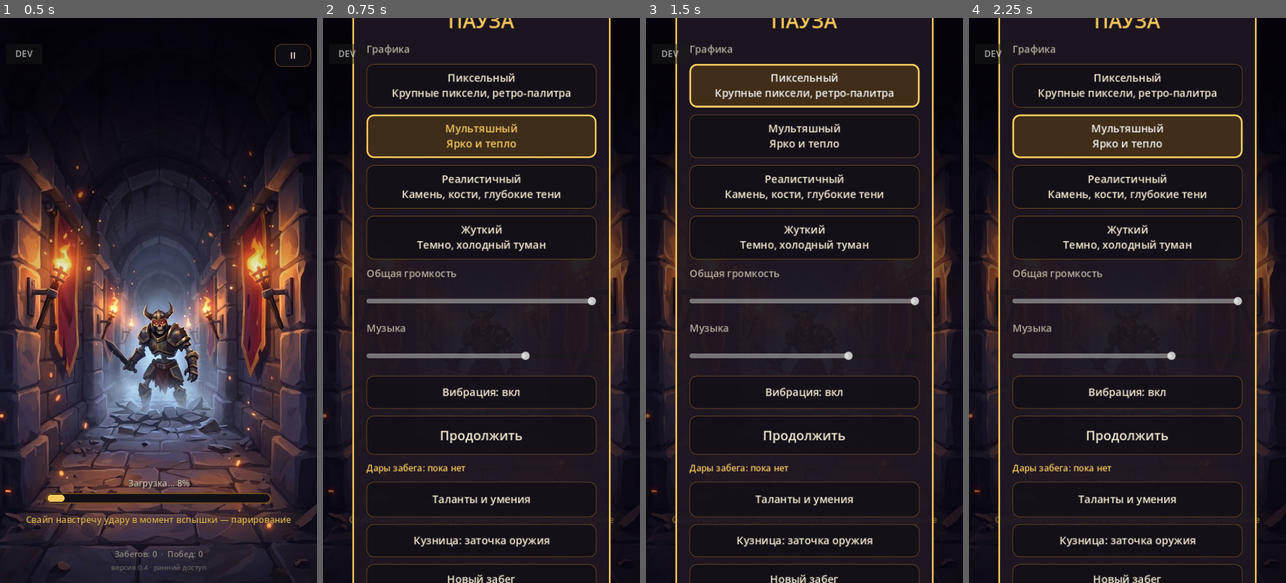
Above: before the commit, frames 1-4 (left to right).
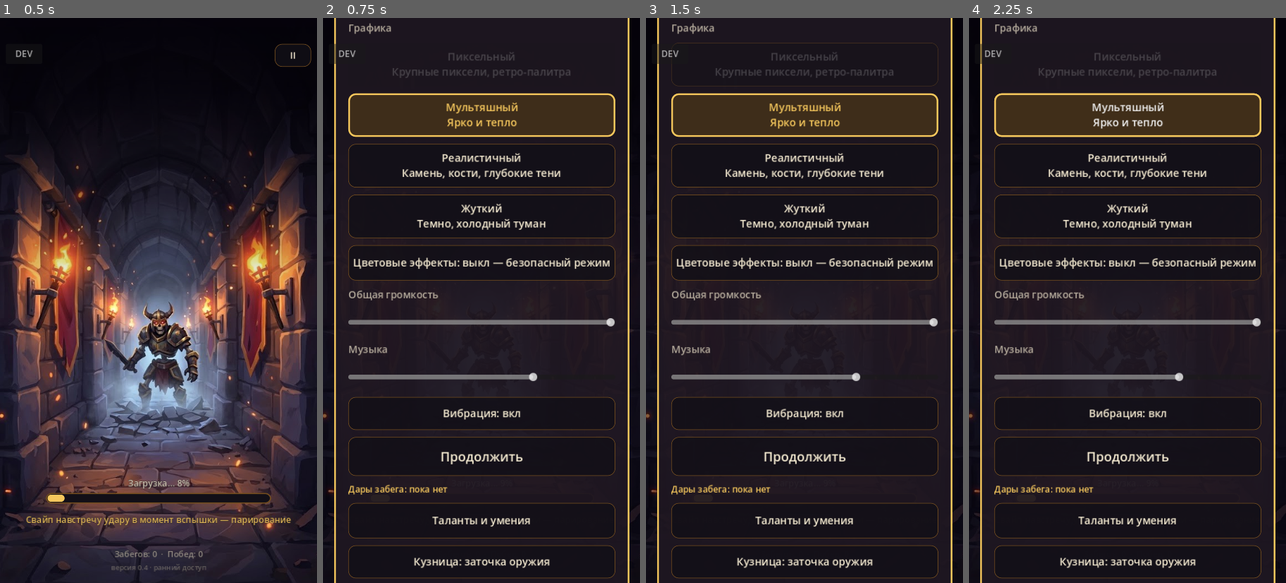
Above: after the commit, the same moments.

Repository: cTaPblu25rus/animated-octo-palm-treea
Game: Godot game, scene res://scenes/main.tscn
Same seed, same stepped clock (60 frames per second), same inputs: the game is played once before the commit and once after it.
Inputs (mouse positions are in pixels of both pictures, inside the frame that each line leads up to):
- Up to frame 1 (0.5 s): no input
- Up to frame 2 (0.75 s): click "II" at 0.5 s
- Up to frame 3 (1.5 s): click (804, 85) at 1.25 s, where only the run before the commit has a clickable "Пиксельный Крупные пиксели, р…"
- Up to frame 4 (2.25 s): click "Мультяшный Ярко и тепло" at 2 s

Frame 1 is identical in both runs. In frame 2, 25% of the frame differs, in the area x 3-97%, y 0-100%; in frame 3, 26%; in frame 4, 25%.

Commit message:
Безопасный режим графики по умолчанию и журнал запуска
Зависание на телефоне повторяется и на ПК не воспроизводится.
По умолчанию отключены сглаживание, цветовая обработка окружения и
шейдер экрана (переключатель «Цветовые эффекты» в паузе). Журнал
пишет события и пульс раз в секунду; прошлый запуск открывается из
меню разработчика.

Co-Authored-By: Claude Fable 5.2 <noreply@anthropic.com>
Claude-Session: https://claude.ai/code/session_01SA6Q9mJ8VmKs5GTpeGUggh

Diff:
--- a/project.godot
+++ b/project.godot
@@ -31,4 +31,3 @@
 renderer/rendering_method.mobile="gl_compatibility"
 textures/vram_compression/import_etc2_astc=true
 environment/defaults/default_clear_color=Color(0.02, 0.025, 0.04, 1)
-anti_aliasing/quality/msaa_3d=1
--- a/scripts/dev_menu.gd
+++ b/scripts/dev_menu.gd
@@ -15,6 +15,7 @@
 const Save := preload("res://scripts/save.gd")
 const Items := preload("res://scripts/items.gd")
 const Hero := preload("res://scripts/hero.gd")
+const Diag := preload("res://scripts/diag.gd")
 const SPEEDS := [1.0, 0.25, 0.5, 2.0, 4.0]
 const SOUNDS := ["swing", "hit", "crit", "parry", "block", "hurt", "windup", "stun", "dodge", "death", "victory"]
 const META := "dev_menu"
@@ -161,6 +162,8 @@
 	_add("style", _cycle_style)
 	_add("sound", _test_sound)
 	_add("buzz", _test_buzz, "Тест вибрации")
+	_add("log", _show_log, "Журнал прошлого запуска")
+	_add("log_now", _show_log_now, "Журнал этого запуска")
 
 	var close := Button.new()
 	close.text = "Закрыть"
@@ -424,5 +427,48 @@
 	_sound_i = (_sound_i + 1) % SOUNDS.size()
 
 
+func _show_log() -> void:
+	_log_view(Diag.previous(70))
+
+
+func _show_log_now() -> void:
+	var path := "user://log_current.txt"
+	var lines := FileAccess.get_file_as_string(path).split("\n", false) if FileAccess.file_exists(path) else PackedStringArray()
+	_log_view("\n".join(lines.slice(maxi(0, lines.size() - 70))))
+
+
+## Окно с текстом журнала поверх меню: его удобно сфотографировать и прислать.
+func _log_view(text: String) -> void:
+	var box := PanelContainer.new()
+	box.set_anchors_preset(Control.PRESET_FULL_RECT)
+	var bg := StyleBoxFlat.new()
+	bg.bg_color = Color(0.03, 0.03, 0.05, 0.98)
+	bg.set_content_margin_all(10)
+	box.add_theme_stylebox_override("panel", bg)
+	var v := VBoxContainer.new()
+	box.add_child(v)
+	var scroll := ScrollContainer.new()
+	scroll.size_flags_vertical = Control.SIZE_EXPAND_FILL
+	v.add_child(scroll)
+	var label := Label.new()
+	label.text = text
+	label.add_theme_font_size_override("font_size", 11)
+	label.add_theme_color_override("font_color", Color(0.75, 1.0, 0.75))
+	label.autowrap_mode = TextServer.AUTOWRAP_WORD_SMART
+	label.custom_minimum_size = Vector2(500, 0)
+	label.size_flags_horizontal = Control.SIZE_EXPAND_FILL
+	scroll.add_child(label)
+	var close := Button.new()
+	close.text = "Закрыть журнал"
+	close.custom_minimum_size = Vector2(0, 60)
+	close.pressed.connect(box.queue_free)
+	v.add_child(close)
+	add_child(box)
+	# Прокрутить к последним строкам
+	await get_tree().process_frame
+	await get_tree().process_frame
+	scroll.scroll_vertical = int(scroll.get_v_scroll_bar().max_value)
+
+
 func _test_buzz() -> void:
 	Input.vibrate_handheld(150)
--- /dev/null
+++ b/scripts/diag.gd
@@ -0,0 +1,42 @@
+## Журнал запуска для поиска сбоев на телефоне. Пишет в user://log_current.txt строку
+## на каждое событие (смена состояния, комната, враг, добыча, пауза приложения, смена
+## размера окна, нехватка памяти) и «пульс» раз в секунду. При следующем запуске прошлый
+## журнал переносится в user://log_prev.txt и открывается из меню разработчика.
+## Файл сбрасывается на диск после каждой строки: при зависании последние строки не теряются.
+extends RefCounted
+
+const CUR := "user://log_current.txt"
+const PREV := "user://log_prev.txt"
+
+static var _file: FileAccess
+static var _started := false
+static var _t0 := 0
+
+
+static func start() -> void:
+	if _started:
+		return
+	_started = true
+	_t0 = Time.get_ticks_msec()
+	if FileAccess.file_exists(CUR):
+		DirAccess.rename_absolute(CUR, PREV)
+	_file = FileAccess.open(CUR, FileAccess.WRITE)
+	note("старт %s · %s · %s · экран %s · GPU %s" % [
+		Time.get_datetime_string_from_system(), OS.get_model_name(), OS.get_name() + " " + OS.get_version(),
+		str(DisplayServer.screen_get_size()), RenderingServer.get_video_adapter_name()])
+
+
+static func note(text: String) -> void:
+	if _file == null:
+		return
+	_file.store_line("%7.1f  %s" % [(Time.get_ticks_msec() - _t0) / 1000.0, text])
+	_file.flush()
+
+
+## Последние строки журнала прошлого запуска.
+static func previous(lines: int = 60) -> String:
+	if not FileAccess.file_exists(PREV):
+		return "Журнала прошлого запуска нет."
+	var all := FileAccess.get_file_as_string(PREV).split("\n", false)
+	var from := maxi(0, all.size() - lines)
+	return "\n".join(all.slice(from))
--- a/scripts/game.gd
+++ b/scripts/game.gd
@@ -16,6 +16,7 @@
 const Items := preload("res://scripts/items.gd")
 const MetaUi := preload("res://scripts/meta_ui.gd")
 const Hero := preload("res://scripts/hero.gd")
+const Diag := preload("res://scripts/diag.gd")
 const HERO_PATH := "res://data/hero.json"
 const PixelShader := preload("res://shaders/pixel.gdshader")
 const Voice := preload("res://scripts/voice.gd")
@@ -118,6 +119,10 @@
 var hero_cfg: Dictionary = {}   # data/hero.json: уровни, таланты, умения
 var run_xp := 0                 # опыт, набранный за этот забег
 var skill_cd: Array[float] = [0.0, 0.0, 0.0]
+var _diag_state := ""
+var _diag_t := 0.0
+var _diag_frames := 0
+var _diag_ms := 0
 var _room_guard := false        # талант «Несгибаемый»: первый удар в комнате не наносит урона
 var boons: Array[String] = []   # дары этого забега
 var alts: Array = []            # вторая дорога для каждой комнаты (или null)
@@ -184,6 +189,9 @@
 
 	if not autoplay:
 		Engine.time_scale = 1.0     # страховка: скорость не должна «застрять» между сценами
+	Diag.start()
+	get_viewport().size_changed.connect(func() -> void:
+		Diag.note("размер окна %s" % str(get_viewport().get_visible_rect().size)))
 	Music.ensure_bus()
 	Settings.load_once()
 	Settings.apply_volume()
@@ -269,8 +277,42 @@
 
 # ============================================================ ход боя
 
+func _notification(what: int) -> void:
+	match what:
+		NOTIFICATION_APPLICATION_PAUSED:
+			Diag.note("приложение на паузе (свернуто или перекрыто)")
+		NOTIFICATION_APPLICATION_RESUMED:
+			Diag.note("приложение возобновлено")
+		NOTIFICATION_APPLICATION_FOCUS_OUT:
+			Diag.note("потерян фокус")
+		NOTIFICATION_APPLICATION_FOCUS_IN:
+			Diag.note("фокус вернулся")
+		NOTIFICATION_OS_MEMORY_WARNING:
+			Diag.note("СИСТЕМА: мало памяти")
+		NOTIFICATION_WM_CLOSE_REQUEST:
+			Diag.note("закрытие")
+
+
+## Журнал: строка на смену состояния и «пульс» раз в секунду с частотой кадров.
+func _update_diag(delta: float) -> void:
+	if state != _diag_state:
+		_diag_state = state
+		Diag.note("состояние %s · комната %d/%d %s · враг %s · hp %d" % [state, room_index + 1, rooms.size(),
+			str(room.get("kind", "")), enemy.id if enemy != null else "-", hp])
+	_diag_t += delta
+	_diag_frames += 1
+	var now := Time.get_ticks_msec()
+	if now - _diag_ms >= 1000:
+		Diag.note("пульс %s · кадров/с %d · игровое время +%.2f · отрисовано %d · %.0f МБ" % [state, _diag_frames,
+			_diag_t, Engine.get_frames_drawn(), Performance.get_monitor(Performance.MEMORY_STATIC) / 1048576.0])
+		_diag_ms = now
+		_diag_frames = 0
+		_diag_t = 0.0
+
+
 func _process(delta: float) -> void:
 	_time += delta
+	_update_diag(delta)
 	_update_hitstop()
 	_update_music()
 	_update_burn(delta)
@@ -594,6 +636,7 @@
 
 
 func offer_loot(w: Dictionary) -> void:
+	Diag.note("добыча: %s, редкость %d" % [str(w.id), int(w.rarity)])
 	stats.drops += 1
 	sfx.play("victory", -8.0, 1.5)
 	meta_ui.show_loot(w)
@@ -946,7 +989,13 @@
 ## Применить стиль графики из настроек: свет, туман, цветокоррекция. Можно звать на лету.
 func apply_style() -> void:
 	style = Settings.current()
-	_env.adjustment_enabled = true
+	# Безопасный режим (по умолчанию): без цветовой обработки, сглаживания и шейдера экрана.
+	# Стиль тогда задают только свет, туман и тонировка интерфейса.
+	var fx := Settings.effects
+	_env.adjustment_enabled = fx
+	_env.tonemap_mode = Environment.TONE_MAPPER_FILMIC if fx else Environment.TONE_MAPPER_LINEAR
+	get_viewport().msaa_3d = Viewport.MSAA_2X if fx else Viewport.MSAA_DISABLED
+	Diag.note("стиль %s, эффекты %s" % [Settings.style, "вкл" if fx else "выкл"])
 	_lantern.light_color = style.lantern
 	_lantern.light_energy = float(style.lantern_energy)
 	for t in _torches:
@@ -954,7 +1003,7 @@
 	_set_dawn(dawn)
 
 	# Пиксельный стиль: шейдер поверх 3D-сцены, под интерфейсом
-	var px := float(style.pixel)
+	var px := float(style.pixel) if fx else 0.0
 	_pixel_rect.visible = px > 0.0
 	if px > 0.0:
 		(_pixel_rect.material as ShaderMaterial).set_shader_parameter("pixel_size", px)
--- a/scripts/settings.gd
+++ b/scripts/settings.gd
@@ -53,6 +53,9 @@
 static var volume := 1.0
 static var music := 0.7
 static var vibration := true
+## Цветовая обработка картинки и сглаживание. Выключено по умолчанию: на части телефонов
+## (GL Compatibility) эти проходы отрисовки приводят к зависанию изображения.
+static var effects := false
 static var _loaded := false
 
 
@@ -68,6 +71,7 @@
 	volume = clampf(float(cf.get_value("game", "volume", volume)), 0.0, 1.0)
 	music = clampf(float(cf.get_value("game", "music", music)), 0.0, 1.0)
 	vibration = bool(cf.get_value("game", "vibration", vibration))
+	effects = bool(cf.get_value("game", "effects", effects))
 
 
 static func save() -> void:
@@ -76,6 +80,7 @@
 	cf.set_value("game", "volume", volume)
 	cf.set_value("game", "music", music)
 	cf.set_value("game", "vibration", vibration)
+	cf.set_value("game", "effects", effects)
 	cf.save(PATH)
 
 
--- a/scripts/settings_menu.gd
+++ b/scripts/settings_menu.gd
@@ -17,6 +17,7 @@
 var _style_buttons := {}
 var _volume: HSlider
 var _vibro: Button
+var _effects: Button
 var _boons: Label
 
 
@@ -89,6 +90,13 @@
 		b.pressed.connect(set_style.bind(id))
 		v.add_child(b)
 		_style_buttons[id] = b
+
+	_effects = _button("", 60)
+	_effects.pressed.connect(func() -> void:
+		Settings.effects = not Settings.effects
+		game.apply_style()
+		_refresh())
+	v.add_child(_effects)
 
 	v.add_child(_label("Общая громкость", 17, Color(PARCHMENT, 0.7), false))
 	_volume = HSlider.new()
@@ -157,6 +165,11 @@
 		names.append(str(game.boons_cfg[id].name))
 	_boons.text = "Дары забега: " + (", ".join(names) if not names.is_empty() else "пока нет")
 	_vibro.text = "Вибрация: %s" % ("вкл" if Settings.vibration else "выкл")
+	_effects.text = "Цветовые эффекты: %s" % ("вкл (может зависать)" if Settings.effects else "выкл — безопасный режим")
+	# Пиксельный стиль — это шейдер экрана, без эффектов он недоступен
+	var px: Button = _style_buttons["pixel"]
+	px.disabled = not Settings.effects
+	px.modulate.a = 1.0 if Settings.effects else 0.45
 
 
 func _label(text: String, size: int, color: Color, center: bool) -> Label:
